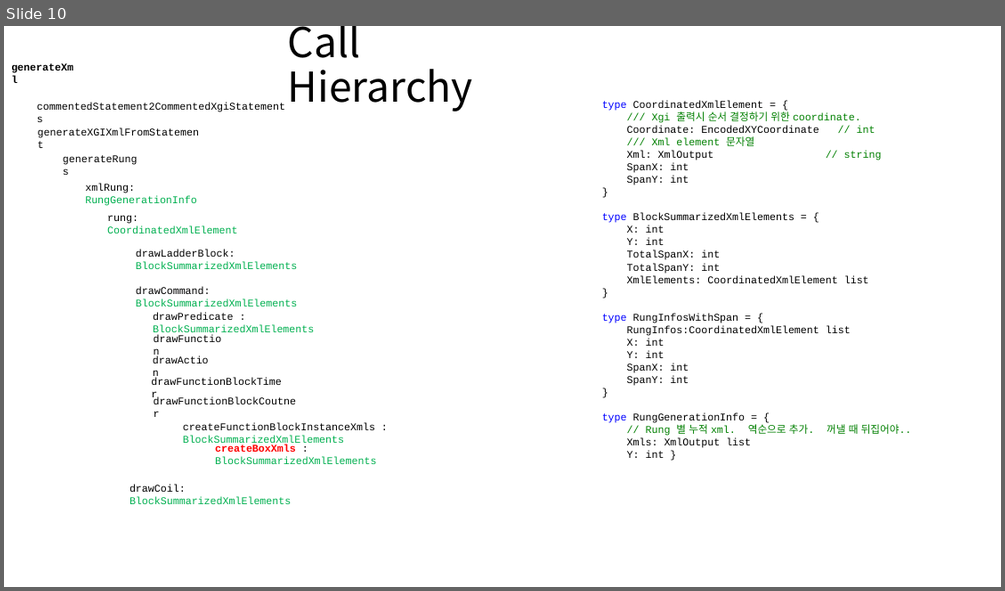
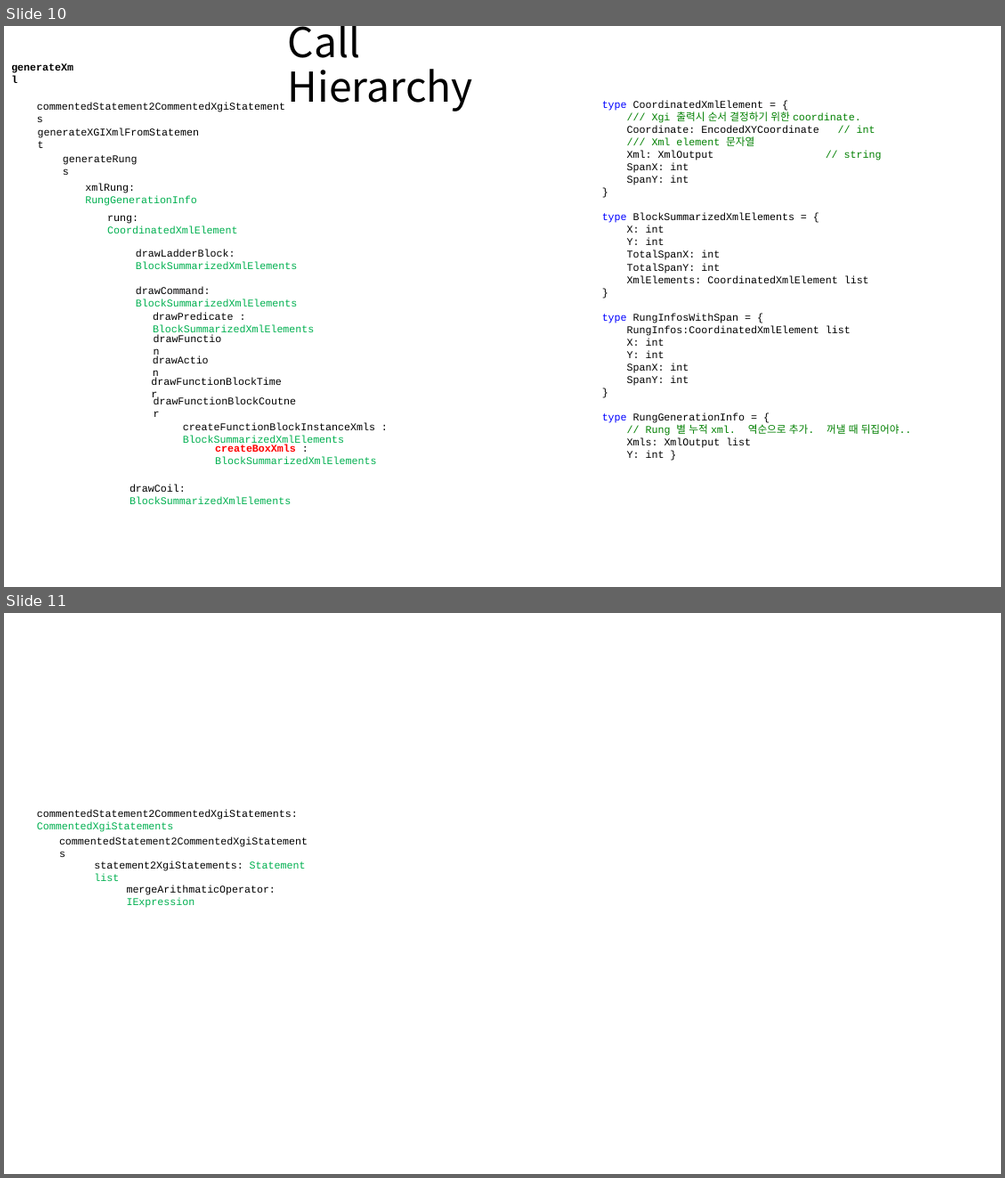
Before and after one commit to DualsoftDev/ds, a slide deck: DsDotNet/src/PLC/PLC.CodeGen.LSXGI/Documents/XgiLadder.pptx. Shown one above the other, each under a label of ours: slide 10 before the commit, slides 10 and 11 after it. The pictures are 1005x591 and 1005x1178 pixels, drawn with LibreOffice and Linux fonts; fonts in the diff are those of the drawing. Boxes give left, top, right and bottom in pixels: in the first picture for what was removed or moved away, otherwise in the second. Text is boxed around its words. In the diff, an @@ line names an element or a change of style, - is before the commit and + after.

```diff
--- a/DsDotNet/src/PLC/PLC.CodeGen.LSXGI/Documents/XgiLadder.pptx
+++ b/DsDotNet/src/PLC/PLC.CodeGen.LSXGI/Documents/XgiLadder.pptx
@@ slide 11 added at (x1=4, y1=613, x2=1001, y2=1174), background #FFFFFF @@
@@ text added at (x1=37, y1=810, x2=298, y2=832), 10 pt, text #000000 @@
+commentedStatement2CommentedXgiStatements: CommentedXgiStatements
@@ text added at (x1=52, y1=831, x2=320, y2=852), 10 pt, text #000000 @@
+commentedStatement2CommentedXgiStatements
@@ text added at (x1=94, y1=861, x2=306, y2=881), 10 pt, text #000000 @@
+statement2XgiStatements: Statement list
@@ text added at (x1=127, y1=885, x2=275, y2=908), 10 pt, text #000000 @@
+mergeArithmaticOperator: IExpression
```
Also in this commit, not shown: 4 other files.
